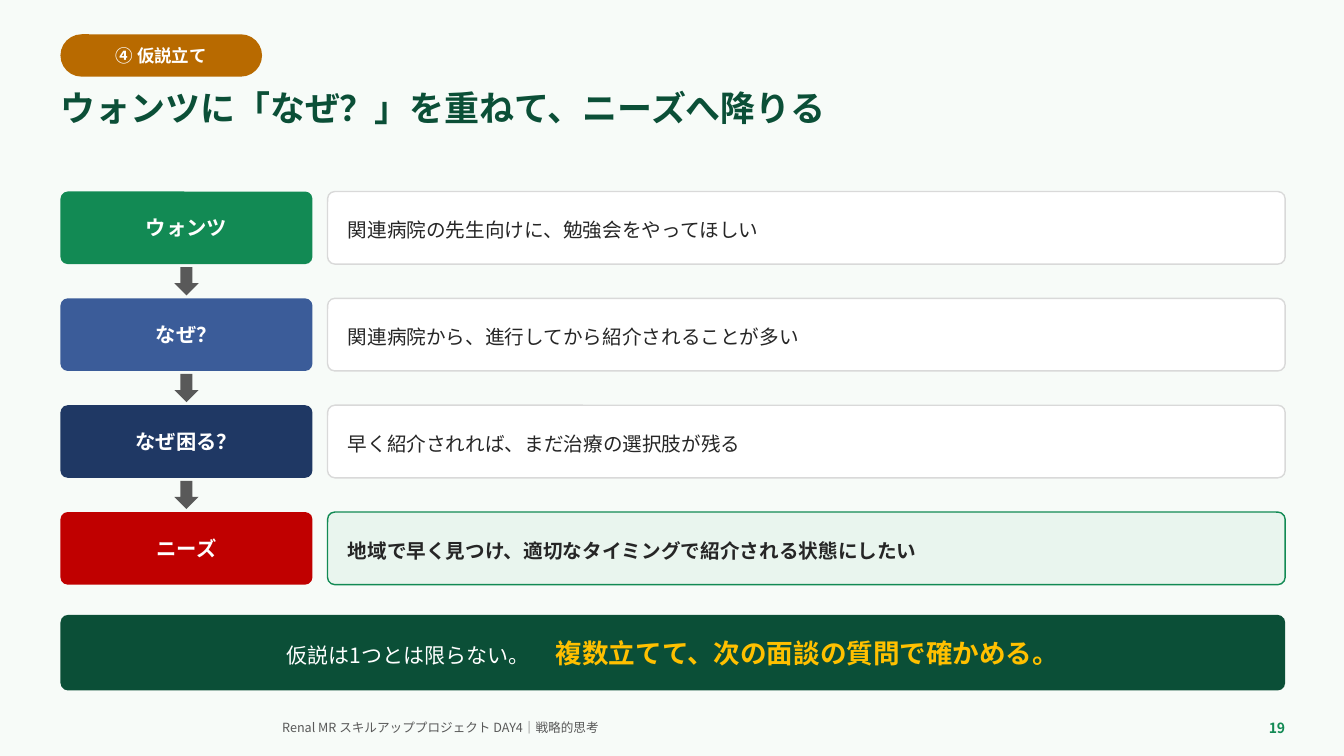
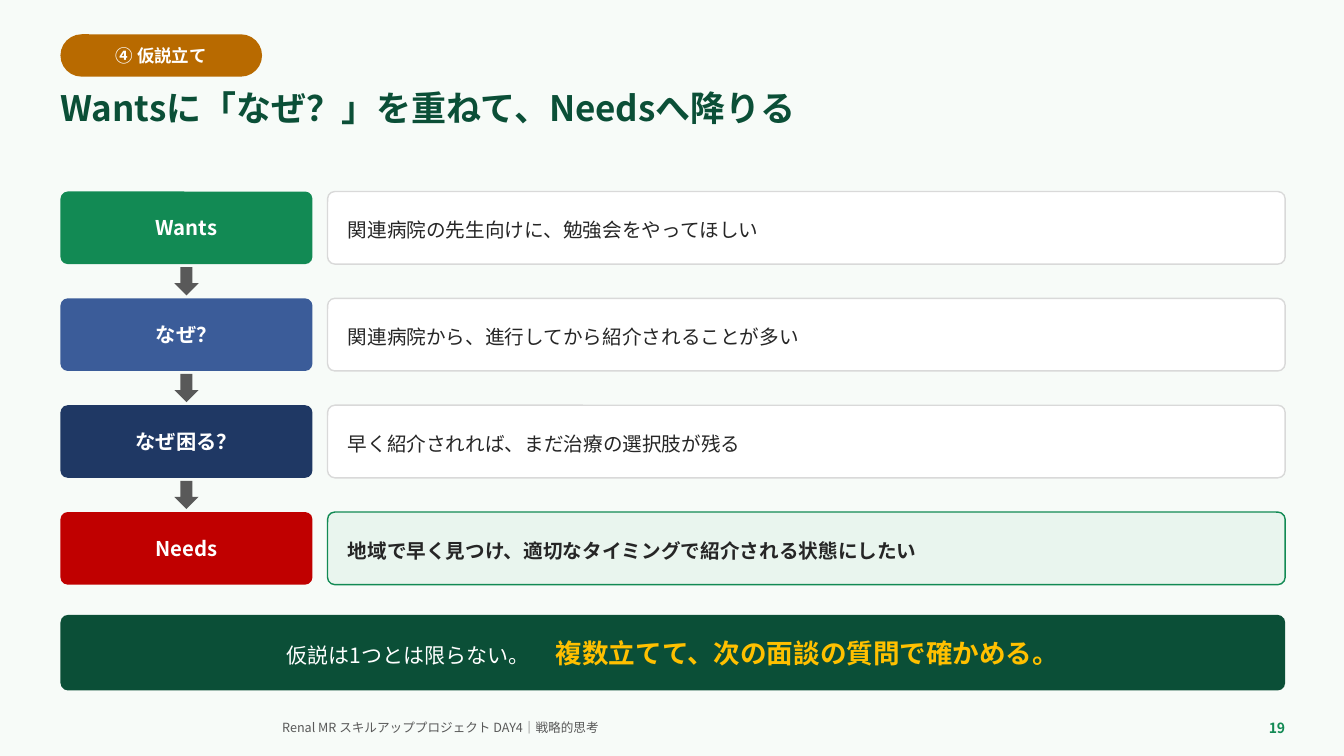
Before and after one commit to TAKUYA-1187/Claude, a slide deck: slide 19 of novartis_training/DAY4_ちょっと分かるだけで世界が変わる.pptx. Drawn at 1344x756 pixels with LibreOffice and Linux fonts; fonts in the diff are those of the drawing; background and template pictures are left out. Boxes give left, top, right and bottom in pixels: in the first picture for what was removed or moved away, otherwise in the second. Text is boxed around its words. In the diff, an @@ line names an element or a change of style, - is before the commit and + after.

```diff
--- a/novartis_training/DAY4_ちょっと分かるだけで世界が変わる.pptx
+++ b/novartis_training/DAY4_ちょっと分かるだけで世界が変わる.pptx
@@ text at (x1=60, y1=91, x2=795, y2=125): text changed @@
-ウォンツに「なぜ？」を重ねて、ニーズへ降りる
+Wantsに「なぜ？」を重ねて、Needsへ降りる
@@ text in rounded rectangle at (x1=156, y1=220, x2=218, y2=236): text changed @@
-ウォンツ
+Wants
@@ text in rounded rectangle at (x1=155, y1=539, x2=217, y2=557): text changed @@
-ニーズ
+Needs
```
Also in this commit, not shown: 21 other slides changed, 2 other files.
